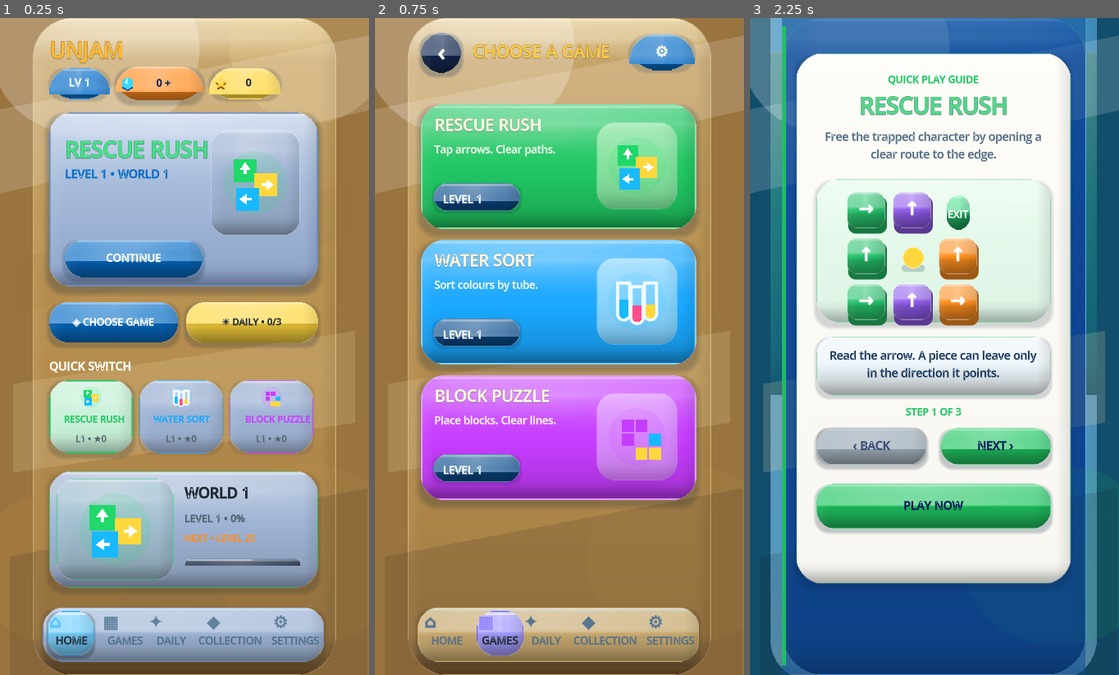
Above: before the commit, frames 1-3 (left to right).
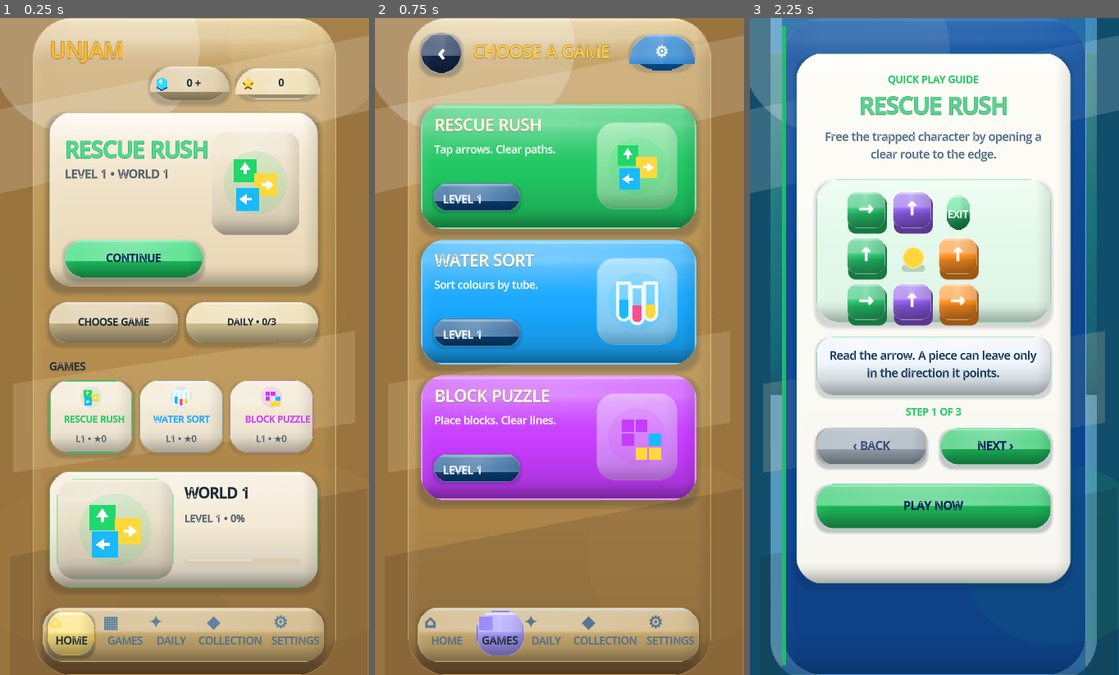
Above: after the commit, the same moments.

Repository: eghosa001/unjam
Game: Godot game, scene res://scenes/Main.tscn
Same seed, same stepped clock (60 frames per second), same inputs: the game is played once before the commit and once after it.
Inputs:
- Up to frame 1 (0.25 s): no input
- Up to frame 2 (0.75 s): click "◈ CHOOSE GAME" (after the commit: "CHOOSE GAME") at 0.5 s
- Up to frame 3 (2.25 s): click "‹" at 1.25 s; click "CONTINUE" at 2 s

The runs differ from the first frame. In frame 1, 49% of the frame differs, in the area x 11-88%, y 7-98%; in frame 2, nothing differs; in frame 3, nothing differs.

Commit message:
simplify Home into a restrained premium shell

Diff:
--- a/scripts/ui/premium_home_direct_levels.gd
+++ b/scripts/ui/premium_home_direct_levels.gd
@@ -75,13 +75,11 @@
 	brand_title.name = "HomeBrandTitle3D"
 	RefCanvas.style_display_title(brand_title, Color("#ffb92f"), Color("#071d55"), 2)
 
-	var selected_level := _home_current_level(selected_game)
-	_add_pill(canvas, Rect2(21, 64, 78, 40), Color(0.03, 0.43, 0.78), "LV %d" % selected_level, 13, OFF_WHITE, "HomeSelectedGameLevel")
-	home_coin_button = _add_action(canvas, Rect2(107, 62, 112, 44), Color(1.0, 0.55, 0.12), "   %s +" % _compact_number(EconomyManager.balance()), 12, OFF_WHITE, Callable(self, "_open_shop"), 20)
+	home_coin_button = _add_action(canvas, Rect2(151, 62, 102, 44), Color("#d8c294"), "   %s +" % _compact_number(EconomyManager.balance()), 12, NAVY, Callable(self, "_open_shop"), 20)
 	home_coin_button.name = "HomeCoinShopButton"
-	RefCanvas.add_collectible_gem(canvas, Vector2(122, 84), 8.0, "HomeCurrencyGem3D")
-	_add_pill(canvas, Rect2(227, 64, 92, 40), GOLD, "   %s" % _compact_number(MultiGameManager.total_stars(selected_game)), 12, NAVY, "HomeSelectedGameStars")
-	RefCanvas.add_collectible_star(canvas, Vector2(242, 84), 8.0, true, "HomeCurrencyStar3D")
+	RefCanvas.add_collectible_gem(canvas, Vector2(166, 84), 8.0, "HomeCurrencyGem3D")
+	_add_pill(canvas, Rect2(261, 64, 108, 40), Color("#ead7a3"), "   %s" % _compact_number(MultiGameManager.total_stars(selected_game)), 12, NAVY, "HomeSelectedGameStars")
+	RefCanvas.add_collectible_star(canvas, Vector2(277, 84), 8.0, true, "HomeCurrencyStar3D")
 
 	_add_hero(canvas)
 	_add_quick_actions(canvas)
@@ -118,7 +116,7 @@
 	var halo_a := PanelContainer.new()
 	halo_a.name = "HomeBackdropHaloTop"
 	halo_a.mouse_filter = Control.MOUSE_FILTER_IGNORE
-	halo_a.modulate.a = 0.22 if not _home_dark() else 0.18
+	halo_a.modulate.a = 0.12 if not _home_dark() else 0.10
 	halo_a.add_theme_stylebox_override("panel", RefCanvas.solid_box(Color("#f0d89e") if not _home_dark() else Color("#6b4f2d"), 110))
 	RefCanvas.set_rect(halo_a, 252, -72, 208, 208)
 	canvas.add_child(halo_a)
@@ -127,7 +125,7 @@
 	var halo_b := PanelContainer.new()
 	halo_b.name = "HomeBackdropHaloBottom"
 	halo_b.mouse_filter = Control.MOUSE_FILTER_IGNORE
-	halo_b.modulate.a = 0.18 if not _home_dark() else 0.15
+	halo_b.modulate.a = 0.10 if not _home_dark() else 0.08
 	halo_b.add_theme_stylebox_override("panel", RefCanvas.solid_box(Color("#b88a45") if not _home_dark() else Color("#3d2b1c"), 105))
 	RefCanvas.set_rect(halo_b, -72, 610, 194, 194)
 	canvas.add_child(halo_b)
@@ -136,7 +134,7 @@
 	var ribbon := Polygon2D.new()
 	ribbon.name = "HomeBackdropRibbon"
 	ribbon.polygon = PackedVector2Array([Vector2(-30,310),Vector2(420,210),Vector2(420,280),Vector2(-30,380)])
-	ribbon.color = Color("#8a642e", 0.080 if not _home_dark() else 0.090)
+	ribbon.color = Color("#8a642e", 0.035 if not _home_dark() else 0.045)
 	canvas.add_child(ribbon)
 	canvas.move_child(ribbon, 1)
 
@@ -145,9 +143,9 @@
 	var hero := PanelContainer.new()
 	hero.name = "FigmaHomeHero"
 	if _home_dark():
-		hero.add_theme_stylebox_override("panel", RefCanvas.rounded_gradient3(Color("#162a40"), Color("#12243a"), Color("#0f1d30"), 20, Color(0.24,0.62,0.88,0.62), 1.2))
+		hero.add_theme_stylebox_override("panel", RefCanvas.rounded_gradient3(Color("#3a2d20"), Color("#302319"), Color("#261b13"), 20, Color("#80613b"), 1.2, 0.32))
 	else:
-		hero.add_theme_stylebox_override("panel", RefCanvas.rounded_gradient3(Color("#c9d7ee"), Color("#aabedc"), Color("#879fc8"), 20, Color("#6f8fbd"), 1.7, 0.40))
+		hero.add_theme_stylebox_override("panel", RefCanvas.rounded_gradient3(Color("#fffaf0"), Color("#f3e7cf"), Color("#e5d3ae"), 20, Color("#c8aa70"), 1.2, 0.30))
 	RefCanvas.set_rect(hero, 21, 121, 346, 224)
 	hero.mouse_filter = Control.MOUSE_FILTER_IGNORE
 	canvas.add_child(hero)
@@ -158,13 +156,13 @@
 	var game_title := _add_text(canvas, _short_game_name(selected_game), Rect2(41, 151, 180, 34), game_title_size, NAVY, true)
 	game_title.name = "HomeHeroGameTitle"
 	RefCanvas.style_display_title(game_title, Unjam3DTheme.game_accent(selected_game).lightened(0.18), Color("#071d55"), 2)
-	var game_meta := _add_text(canvas, "LEVEL %d • WORLD %d" % [level, world], Rect2(41, 190, 170, 17), 14, BLUE, true)
+	var game_meta := _add_text(canvas, "LEVEL %d • WORLD %d" % [level, world], Rect2(41, 190, 170, 17), 14, MUTED, true)
 	game_meta.name = "HomeHeroGameMeta"
 
 	var continue_button := _add_action(
 		canvas,
 		Rect2(41, 285, 178, 48),
-		BLUE,
+		Unjam3DTheme.game_accent(selected_game),
 		"CONTINUE",
 		13,
 		OFF_WHITE,
@@ -183,7 +181,7 @@
 	canvas.add_child(preview_root)
 	var stage := PanelContainer.new()
 	stage.name = "FigmaHomeHeroPreview"
-	var stage_mid := Color(0.12,0.24,0.34,0.78) if _home_dark() else Color("#9fb4d4")
+	var stage_mid := Color("#33281c") if _home_dark() else Color("#eee1c8")
 	stage.add_theme_stylebox_override("panel", RefCanvas.rounded_gradient3(stage_mid.lightened(0.15), stage_mid, stage_mid.darkened(0.12), 16, Color(1,1,1,0.20), 1, 0.40))
 	RefCanvas.set_rect(stage, 229, 144, 115, 136)
 	stage.mouse_filter = Control.MOUSE_FILTER_IGNORE
@@ -195,7 +193,7 @@
 	preview_root.add_child(mark)
 
 func _add_quick_actions(canvas: Control) -> void:
-	var choose := _add_action(canvas, Rect2(21, 365, 166, 52), BLUE, "◈ CHOOSE GAME", 12, OFF_WHITE, Callable(self, "_open_game_selector"), 16)
+	var choose := _add_action(canvas, Rect2(21, 365, 166, 52), Color("#d8c294") if not _home_dark() else Color("#3a2d20"), "CHOOSE GAME", 12, NAVY if not _home_dark() else DARK_INK, Callable(self, "_open_game_selector"), 16)
 	choose.name = "HomeChooseGameButton"
 	var main := get_parent()
 	var daily_done_count := 0
@@ -203,12 +201,12 @@
 		for game_id in MultiGameManager.GAME_IDS:
 			if bool(main.call("_daily_done", game_id)):
 				daily_done_count += 1
-	var daily_label := "☀ DAILY • DONE" if daily_done_count >= MultiGameManager.GAME_IDS.size() else "☀ DAILY • %d/3" % daily_done_count
-	var daily := _add_action(canvas, Rect2(197, 365, 170, 52), GOLD, daily_label, 11, NAVY, Callable(self, "_open_daily_games"), 16)
+	var daily_label := "DAILY • DONE" if daily_done_count >= MultiGameManager.GAME_IDS.size() else "DAILY • %d/3" % daily_done_count
+	var daily := _add_action(canvas, Rect2(197, 365, 170, 52), Color("#ead7a3") if not _home_dark() else Color("#3a2d20"), daily_label, 11, NAVY if not _home_dark() else DARK_INK, Callable(self, "_open_daily_games"), 16)
 	daily.name = "HomeDailyGamesButton"
 
 func _add_quick_switch(canvas: Control) -> void:
-	_add_text(canvas, "QUICK SWITCH", Rect2(21, 437, 160, 18), 14, OFF_WHITE, true)
+	_add_text(canvas, "GAMES", Rect2(21, 437, 160, 18), 13, OFF_WHITE if _home_dark() else INK, true)
 	var games := [
 		["rescue_rush", "RESCUE RUSH", Color(0.13, 0.78, 0.39), 21.0],
 		["water_sort", "WATER SORT", Color(0.10, 0.66, 1.0), 137.0],
@@ -276,7 +274,7 @@
 	RefCanvas.add_shadow(root, showcase_rect, 20, Color(0.01,0.06,0.12,0.25 if _home_dark() else 0.16), 6, Vector2(0,5))
 	var panel := PanelContainer.new()
 	panel.name = "HomeWorldProgress"
-	var fill := Color("#20384b") if _home_dark() else Color("#9fb4d4")
+	var fill := Color("#33281c") if _home_dark() else Color("#f4ead6")
 	var edge := Color(accent,0.76 if _home_dark() else 0.66)
 	panel.add_theme_stylebox_override("panel", RefCanvas.rounded_gradient3(fill.lightened(0.18), fill, fill.darkened(0.15), 20, edge, 1.5, 0.46))
 	RefCanvas.set_rect(panel, showcase_rect.position.x, showcase_rect.position.y, showcase_rect.size.x, showcase_rect.size.y)
@@ -288,7 +286,7 @@
 	# mode after its initial frames, so the Home screen keeps its idle budget.
 	var art_stage := PanelContainer.new()
 	art_stage.name = "HomeWorldShowcaseStage"
-	var stage_fill := Color("#13263b") if _home_dark() else Color("#93a9ce").lerp(accent.lightened(0.76), 0.30)
+	var stage_fill := Color("#2a2118") if _home_dark() else Color("#eadfc8")
 	art_stage.add_theme_stylebox_override("panel", RefCanvas.rounded_gradient3(stage_fill.lightened(0.10), stage_fill, stage_fill.darkened(0.15), 16, Color(accent,0.42), 1.0, 0.42))
 	RefCanvas.set_rect(art_stage, 31, 592, 150, 130)
 	art_stage.mouse_filter = Control.MOUSE_FILTER_IGNORE
@@ -305,7 +303,6 @@
 	var percent := int(round(float(completed_in_world) / float(total) * 100.0))
 	var world_value := _add_text(root, "LEVEL %d • %d%%" % [level, percent], Rect2(195, 632, 152, 18), 12, MUTED, true)
 	world_value.name = "HomeWorldProgressValue"
-	_add_text(root, "NEXT • LEVEL %d" % next_milestone, Rect2(195, 658, 152, 17), 11, ORANGE, true)
 
 	var progress := ProgressBar.new()
 	progress.name = "HomeWorldProgressBar"
@@ -313,8 +310,8 @@
 	progress.min_value = 0
 	progress.max_value = total
 	progress.value = completed_in_world
-	progress.add_theme_stylebox_override("background", RefCanvas.rounded_gradient3(Color("#132642"), Color("#091a34"), Color("#051126"), 6, Color(0.38,0.58,0.78,0.55), 1.0, 0.50))
-	progress.add_theme_stylebox_override("fill", RefCanvas.rounded_gradient3(accent.lightened(0.48), accent.lightened(0.12), accent.darkened(0.18), 6, Color(accent.lightened(0.62),0.72), 1.0, 0.32))
+	progress.add_theme_stylebox_override("background", RefCanvas.solid_box(Color("#2a2118") if _home_dark() else Color("#d9ccb3"), 6))
+	progress.add_theme_stylebox_override("fill", RefCanvas.solid_box(accent, 6))
 	RefCanvas.set_rect(progress, 195, 694, 150, 10)
 	root.add_child(progress)
 
@@ -330,8 +327,8 @@
 	var shell := PanelContainer.new()
 	shell.name = "HomeBottomNav3D"
 	RefCanvas.add_shadow(canvas, Rect2(13, 757, 362, 70), 18, Color(0.02, 0.10, 0.18, 0.16), 5, Vector2(0, 4))
-	var nav_fill := Color("#1c2d4b") if _home_dark() else Color("#9fb5d5")
-	var nav_border := Color("#365787") if _home_dark() else Color("#6f8fbd")
+	var nav_fill := Color("#2a2117") if _home_dark() else Color("#c8aa70")
+	var nav_border := Color("#80613b") if _home_dark() else Color("#d2b06a")
 	shell.add_theme_stylebox_override("panel", RefCanvas.rounded_gradient3(nav_fill.lightened(0.12), nav_fill, nav_fill.darkened(0.10), 18, nav_border, 1, 0.40))
 	RefCanvas.set_rect(shell, 13, 757, 362, 70)
 	shell.mouse_filter = Control.MOUSE_FILTER_IGNORE
@@ -340,16 +337,16 @@
 	var top_gloss := PanelContainer.new()
 	top_gloss.name = "HomeNavTopGloss"
 	top_gloss.mouse_filter = Control.MOUSE_FILTER_IGNORE
-	top_gloss.add_theme_stylebox_override("panel", RefCanvas.solid_box(Color(0.64,0.88,1.0,0.22 if _home_dark() else 0.34), 1))
+	top_gloss.add_theme_stylebox_override("panel", RefCanvas.solid_box(Color(1.0,0.94,0.78,0.18 if _home_dark() else 0.30), 1))
 	RefCanvas.set_rect(top_gloss, 28, 760, 332, 2)
 	canvas.add_child(top_gloss)
 
 	var items := [
-		["HOME", "⌂", 22.0, Callable(), "HomeNavButton", true, Color("#33b9ff")],
-		["GAMES", "▦", 91.0, Callable(self, "_open_game_selector"), "HomeGamesNavButton", false, Color("#7b6cff")],
+		["HOME", "⌂", 22.0, Callable(), "HomeNavButton", true, GOLD],
+		["GAMES", "▦", 91.0, Callable(self, "_open_game_selector"), "HomeGamesNavButton", false, GOLD],
 		["DAILY", "✦", 150.0, Callable(self, "_open_daily_games"), "HomeDailyNavButton", false, GOLD],
-		["COLLECT", "◆", 225.0, func(): get_parent().call("build_collection"), "HomeCollectionNavButton", false, Color("#24c96b")],
-		["SETTINGS", "⚙", 310.0, func(): get_parent().call("build_settings"), "HomeSettingsNavButton", false, CYAN],
+		["COLLECT", "◆", 225.0, func(): get_parent().call("build_collection"), "HomeCollectionNavButton", false, GOLD],
+		["SETTINGS", "⚙", 310.0, func(): get_parent().call("build_settings"), "HomeSettingsNavButton", false, GOLD],
 	]
 	for item in items:
 		var selected: bool = bool(item[5])
@@ -467,15 +464,17 @@
 
 func _switch_card_style(game_id: String, accent: Color) -> StyleBox:
 	var selected := game_id == selected_game
-	var card_fill := accent.darkened(0.64) if selected and _home_dark() else (DARK_CARD if _home_dark() else (accent.lightened(0.76) if selected else Color("#9fb4d4")))
-	var border_width := 2.4 if selected else 1.25
+	var card_fill := Color("#33281c") if _home_dark() else Color("#f4ead6")
+	var border_width := 2.0 if selected else 1.0
+	var border_color := Color(accent, 0.78 if selected else 0.30)
 	return RefCanvas.rounded_gradient3(
-		card_fill.lightened(0.04),
+		card_fill.lightened(0.03),
 		card_fill,
-		card_fill.darkened(0.035),
+		card_fill.darkened(0.03),
 		18,
-		accent,
-		border_width
+		border_color,
+		border_width,
+		0.24
 	)
 
 func _refresh_home_selection() -> void:
@@ -492,9 +491,6 @@
 	var meta := figma_canvas.get_node_or_null("HomeHeroGameMeta") as Label
 	if meta != null:
 		meta.text = "LEVEL %d • WORLD %d" % [level, world]
-	var top_level := figma_canvas.get_node_or_null("HomeSelectedGameLevel") as Label
-	if top_level != null:
-		top_level.text = "LV %d" % level
 	var top_stars := figma_canvas.get_node_or_null("HomeSelectedGameStars") as Label
 	if top_stars != null:
 		top_stars.text = "   %s" % _compact_number(MultiGameManager.total_stars(selected_game))
